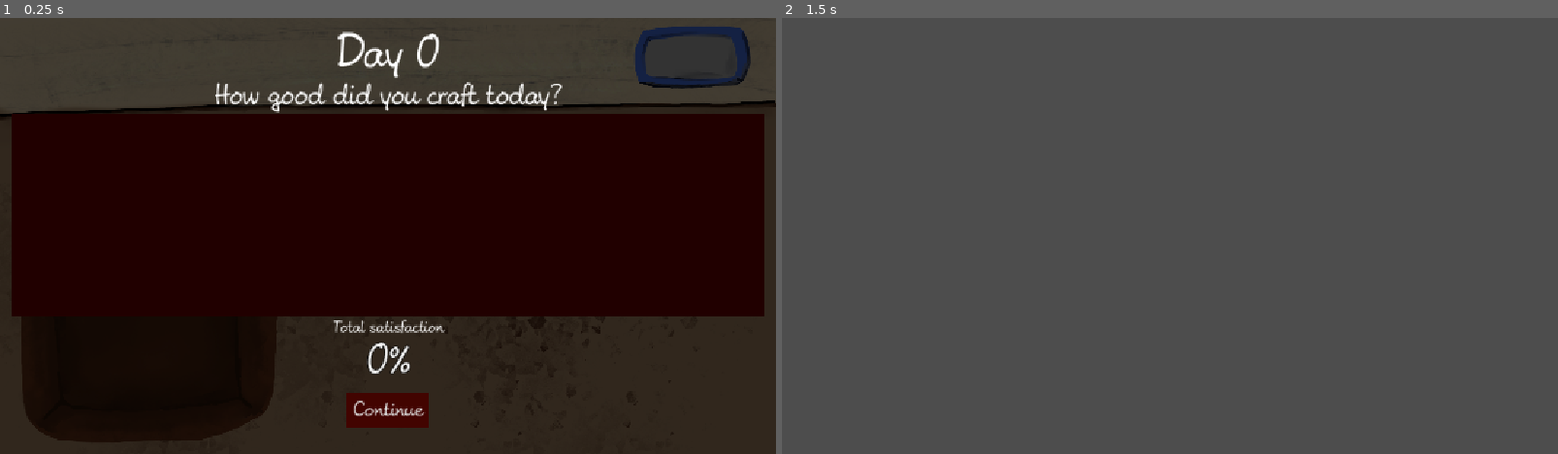
Above: before the commit, frames 1-2 (left to right).
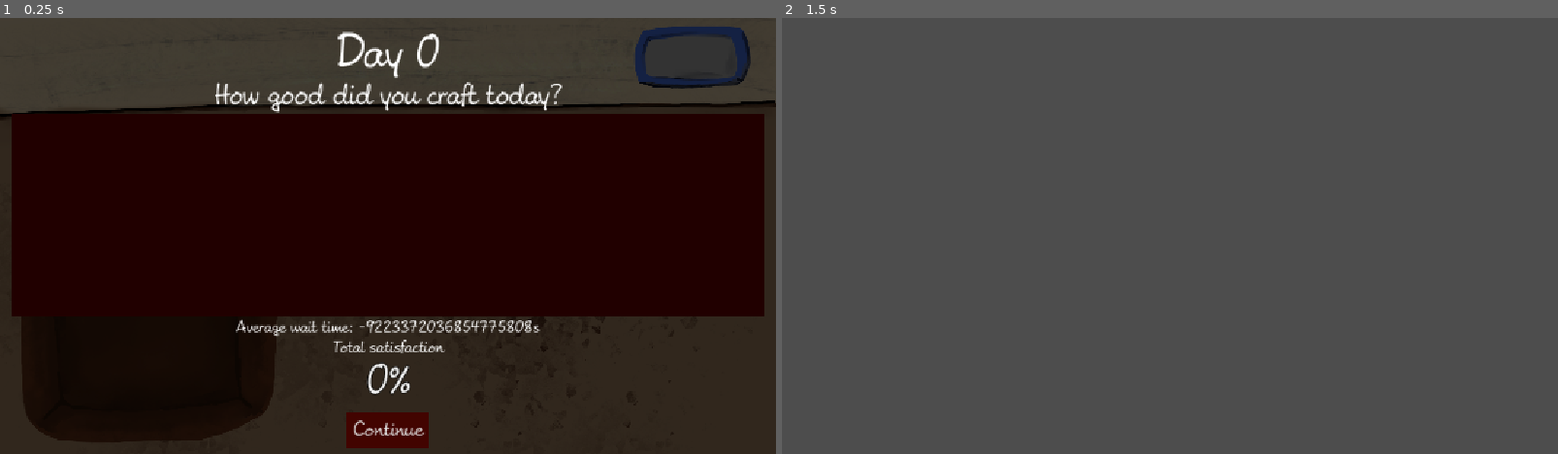
Above: after the commit, the same moments.

Repository: KIT-GameJam/Firework-Craft
Game: Godot game, scene res://ui/screens/day-over-screen/day_over_screen.tscn
Same seed, same stepped clock (60 frames per second), same inputs: the game is played once before the commit and once after it. This scene is started directly instead of the project's main scene.
Inputs (mouse positions are in pixels of both pictures, inside the frame that each line leads up to):
- Up to frame 1 (0.25 s): no input
- Up to frame 2 (1.5 s): click "Continue" at 0.5 s; tap Enter at 1.25 s; move the mouse to (1340, 214) at 1.27 s; hold D (move_right) from 1.28 s (still down); click (1340, 214) at 1.42 s

The runs differ from the first frame. In frame 1, 2.1% of the frame differs, in the area x 30-70%, y 69-99%; in frame 2, nothing differs.

Commit message:
satisfaction calc

Diff:
--- a/entities/requests/requestResource.gd
+++ b/entities/requests/requestResource.gd
@@ -2,8 +2,8 @@
 class_name RequestResource
 
 const cornersTollerance: int = 0
-const colorTollerance: int = 1
-const sizeTollerance: int = 2
+const colorTollerance: int = 0
+const sizeTollerance: int = 0
 
 var size: int
 var color: int # 0-11 (12 Verschiedene Farben)
--- a/ui/screens/day-over-screen/day_over_screen.gd
+++ b/ui/screens/day-over-screen/day_over_screen.gd
@@ -6,7 +6,9 @@
 @onready var title : Label = $MarginContainer/VBoxContainer/Title
 @onready var progress_bar : ProgressBar = $MarginContainer/VBoxContainer/ProgressBar
 @onready var stats_list : ItemList = $MarginContainer/VBoxContainer/ItemList
+@onready var wait_time_label: Label = $MarginContainer/VBoxContainer/AverageWaitTime
 var total_satisfaction : int = 0
+var average_wait_time: int = 0
 var level_stats : Array[Level.CustomerStats] = []
 signal select_level_1
 signal show_loose_screen
@@ -16,6 +18,8 @@
 	title.text = "Day " + str(level_nr)
 	calc_total_satisfaction()
 	set_stats_list()
+	wait_time_label.text += str(average_wait_time, 's')
+	print(average_wait_time)
 	progress_bar.value = 0
 	var tween = create_tween()
 	tween.tween_property(progress_bar, "value", total_satisfaction, 2.0) # (Zielwert, Dauer)
@@ -28,14 +32,21 @@
 
 func set_stats_list():
 	for x in range(level_stats.size()):
-		stats_list.add_item("Costumer " + str(x+1) + " with Satisfaction: " + str(level_stats.get(x).satisfaction) + ", Waittime: " +  str(level_stats.get(x).wait_time))
+		stats_list.add_item("Costumer " + str(x+1) + " with Satisfaction: " + str(level_stats.get(x).satisfaction * 10) + "%, Waittime: " +  str(level_stats.get(x).wait_time))
 
 func calc_total_satisfaction():
 	var curr_satisfaction: int = 0
+	var curr_wait_time: float = 0
 	for stat in level_stats:
 		curr_satisfaction = curr_satisfaction + stat.satisfaction
+		curr_wait_time = curr_wait_time + stat.wait_time
+		print(curr_satisfaction)
+		print(curr_wait_time)
 
 	total_satisfaction = (curr_satisfaction / float(level_stats.size()*10)) * 100
+	average_wait_time = curr_wait_time / float(level_stats.size())
+
+
 
 func _on_button_pressed() -> void:
 	if total_satisfaction < satisfaction_threshold:
--- a/ui/screens/day-over-screen/day_over_screen.tscn
+++ b/ui/screens/day-over-screen/day_over_screen.tscn
@@ -58,6 +58,13 @@
 layout_mode = 2
 theme = ExtResource("1_nk6t1")
 
+[node name="AverageWaitTime" type="Label" parent="MarginContainer/VBoxContainer"]
+layout_mode = 2
+theme = ExtResource("1_nk6t1")
+theme_type_variation = &"HeaderSmall"
+text = "Average wait time: "
+horizontal_alignment = 1
+
 [node name="BarTitle" type="Label" parent="MarginContainer/VBoxContainer"]
 layout_mode = 2
 theme = ExtResource("1_nk6t1")
